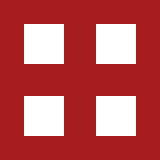
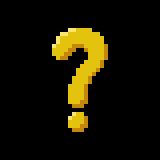
Two versions of the same layered image (160px x 160px). Layer-by-layer changes:
hid "up" over [64, 0, 96, 96]
hid "left" over [0, 64, 96, 96]
hid "right" over [64, 64, 160, 96]
hid "down" over [64, 80, 96, 160]
hid "down copy", painted on it over [0, 0, 160, 160]
added layer "Unknown Upgrade" over [0, 0, 160, 160]
